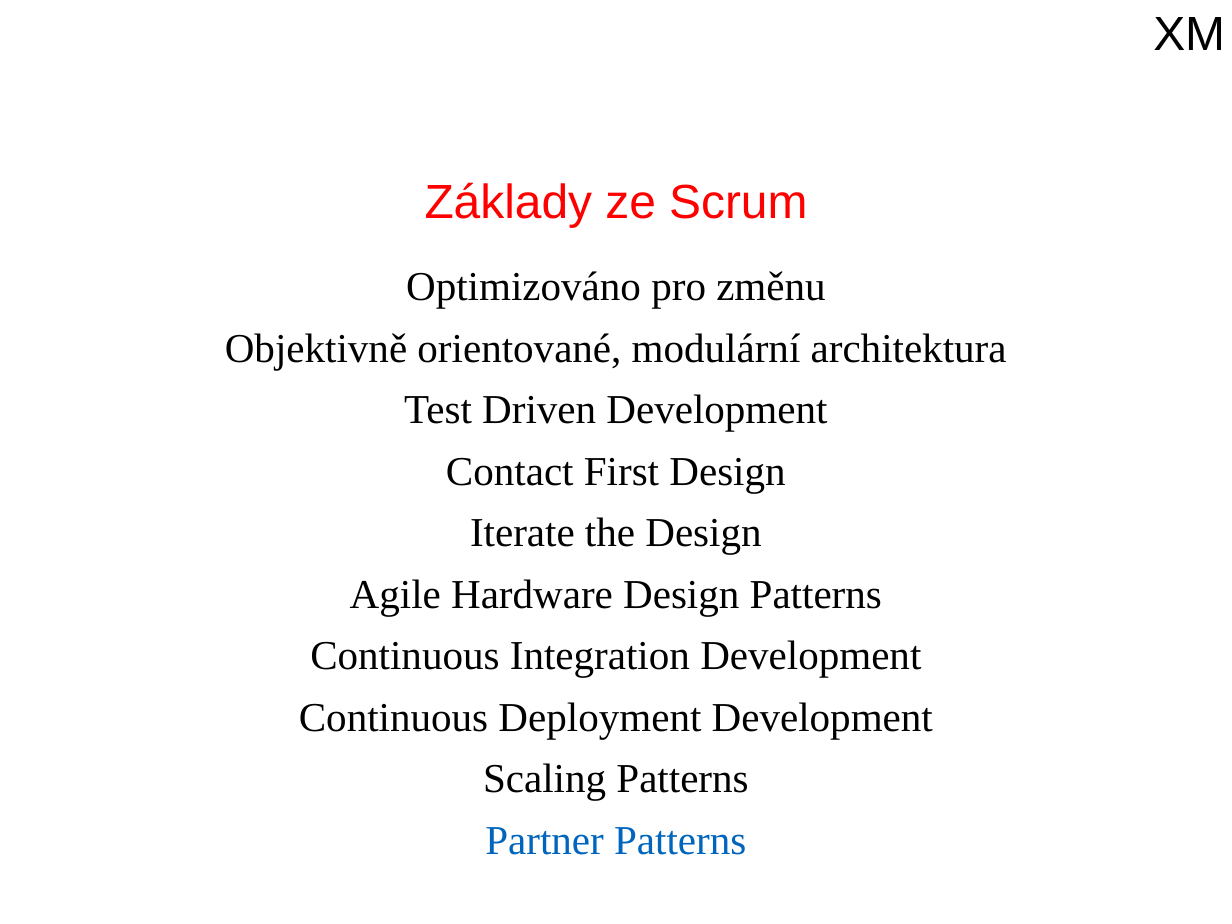
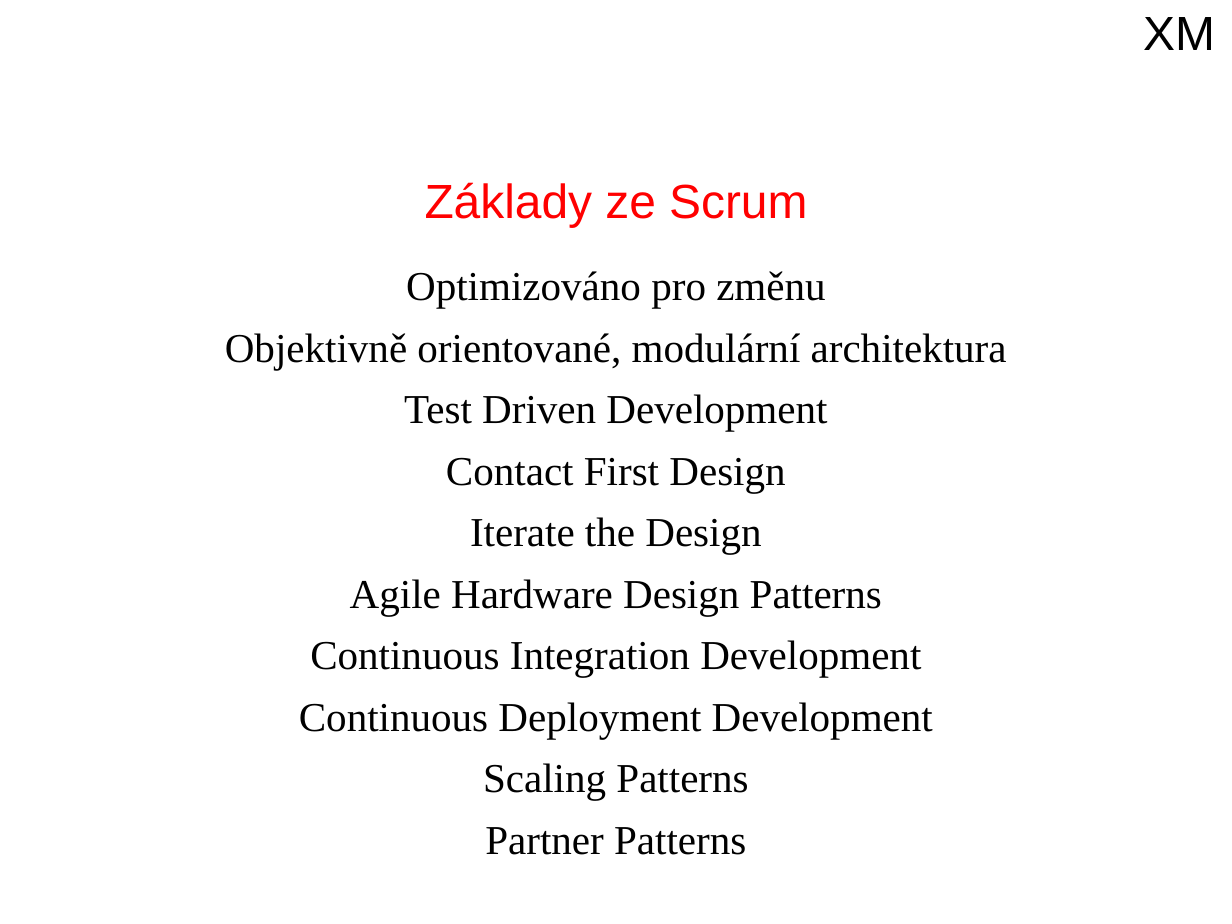
Before and after one commit to ZiipSi/tpr, a slide deck: slide 45 of source/files/prezentace_sem.pptx (slide 51 before the commit). Drawn at 1232x924 pixels with LibreOffice and Linux fonts; fonts in the diff are those of the drawing; background and template pictures are left out. Boxes give left, top, right and bottom in pixels: in the first picture for what was removed or moved away, otherwise in the second. Text is boxed around its words. In the diff, an @@ line names an element or a change of style, - is before the commit and + after.

```diff
--- a/source/files/prezentace_sem.pptx
+++ b/source/files/prezentace_sem.pptx
@@ text "XM": place and size @@
-text "XM" at box(1153, 17, 1225, 50)
+text "XM" at box(1143, 17, 1215, 50)
@@ text at box(485, 827, 746, 855): text colour #0065BD to #000000 in "Partner Patterns" @@
```
Also in this commit, not shown: 8 other slides changed, 2 slides added, 8 slides removed, 1 other file.
